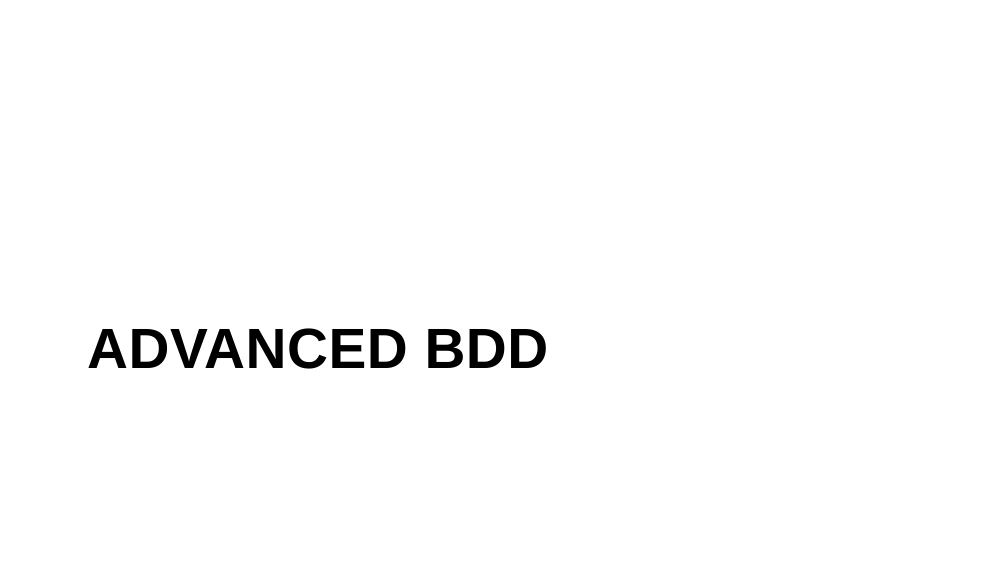
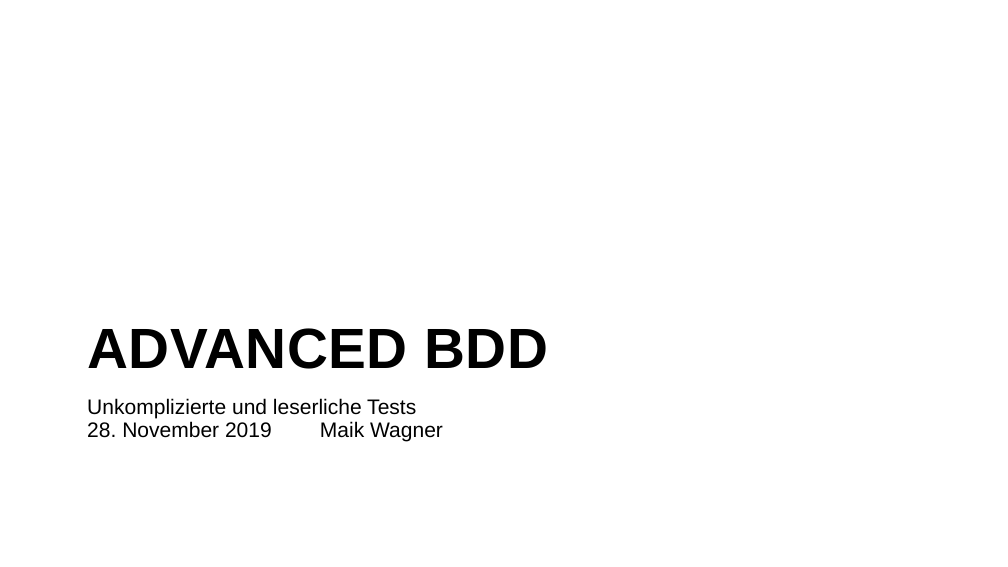
Before and after one commit to wolffj1995/AdvancedBDD, a slide deck: slide 1 of AdvancedBdd.pptx. Drawn at 1008x567 pixels with LibreOffice and Linux fonts; fonts in the diff are those of the drawing; background and template pictures are left out. Boxes give left, top, right and bottom in pixels: in the first picture for what was removed or moved away, otherwise in the second. Text is boxed around its words. In the diff, an @@ line names an element or a change of style, - is before the commit and + after.

Commit message:
Updated Presentation

```diff
--- a/AdvancedBdd.pptx
+++ b/AdvancedBdd.pptx
@@ subtitle added at box(87, 398, 416, 418), 20 pt, text #000000 @@
+Unkomplizierte und leserliche Tests
@@ text added at box(87, 421, 443, 442), 20 pt, text #000000 @@
+28. November 2019 Maik Wagner
```
Also in this commit, not shown: 13 slides added.
